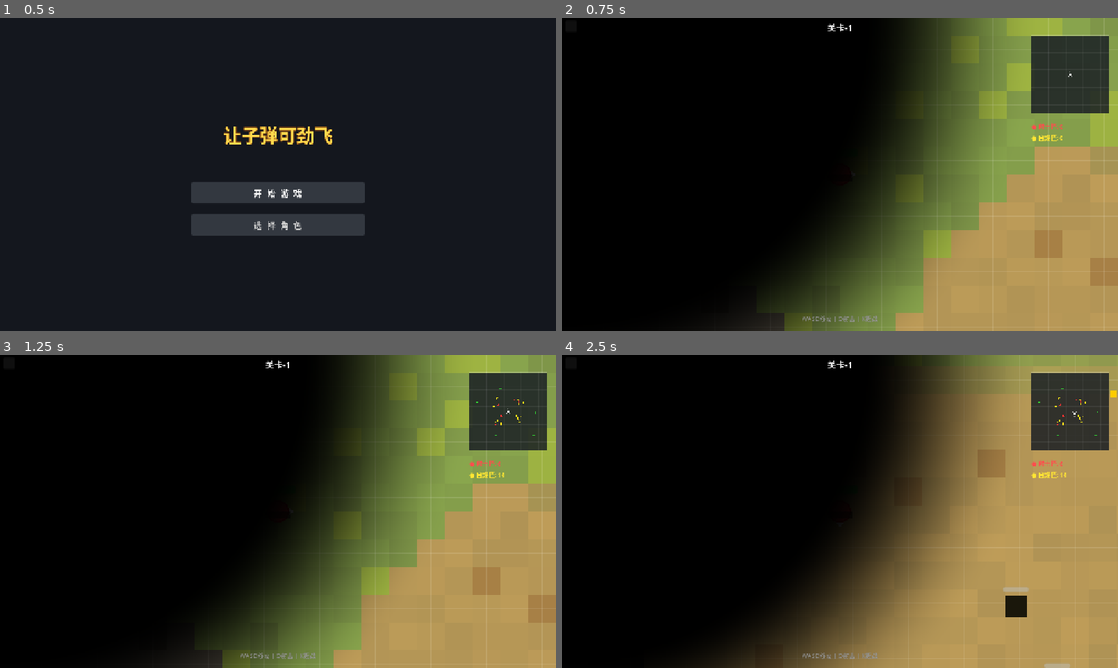
Above: before the commit, frames 1-4 (two rows, left to right).
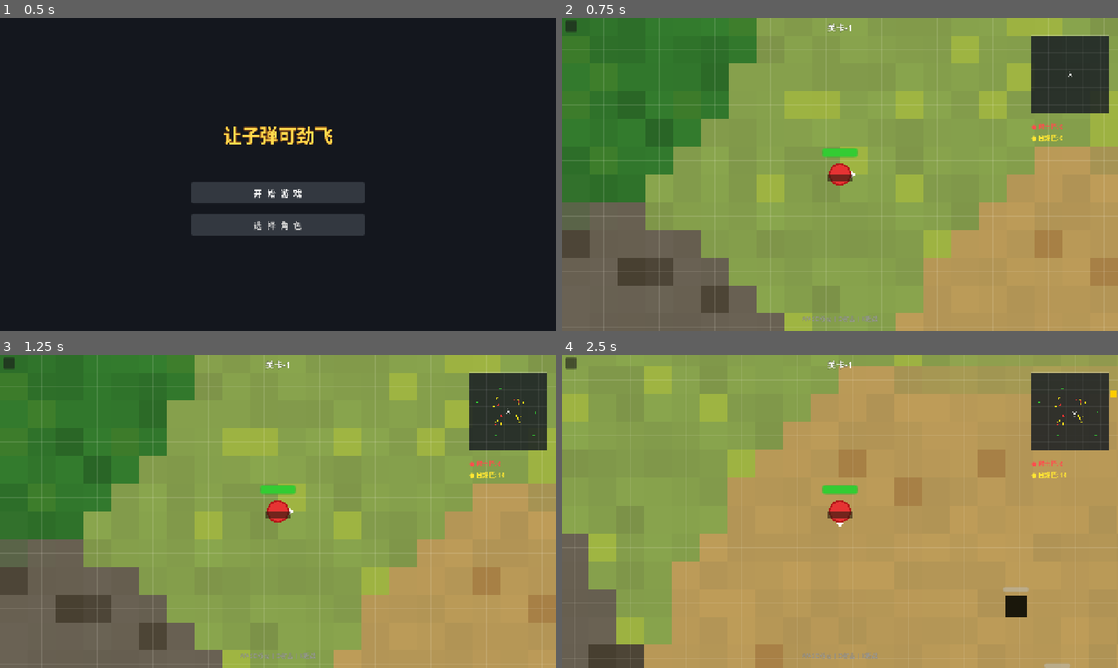
Above: after the commit, the same moments.

Repository: aikuangren/chiji
Game: Godot game, scene res://scenes/main_menu.tscn
The game is run twice, just before and just after one commit, with the same random seed, the same clock (stepped at 60 frames per second) and the same inputs.
Inputs (mouse positions are in pixels of both pictures, inside the frame that each line leads up to):
- Up to frame 1 (0.5 s): no input
- Up to frame 2 (0.75 s): click "开 始 游 戏" at 0.5 s
- Up to frame 3 (1.25 s): no input
- Up to frame 4 (2.5 s): tap Enter (ui_accept) at 1.25, 1.52, 2.27 s; move the mouse to (962, 495) at 1.27 s; hold D 1.28-2.03 s; hold O 1.28-2.03 s; move the mouse to (728, 527) at 2.02 s; hold S from 2.03 s (still down); tap K at 2.1 s

Frame 1 is identical in both runs. In frame 2, 71% of the frame differs, in the area x 0-79%, y 0-100%; in frame 3, 71%; in frame 4, 71%.
Error before the commit: Invalid call. Nonexistent function 'unproject_position' in base 'Camera2D'. (res://scripts/game.gd:222)

Commit message:
fix: 修复迷雾坐标转换 - get_canvas_transform 替代 unproject_position

Diff:
--- a/scripts/game.gd
+++ b/scripts/game.gd
@@ -217,7 +217,13 @@
 func _update_fog():
 	var fog = $CanvasLayer/Fog
 	if fog and fog.material is ShaderMaterial:
-		var camera = get_viewport().get_camera_2d()
-		if camera and is_instance_valid(player):
-			var screen_pos = camera.unproject_position(player.global_position)
-			fog.material.set_shader_parameter("player_pos", screen_pos)
+		if is_instance_valid(player):
+			var camera = get_viewport().get_camera_2d()
+			if camera:
+				# 用 Canvas 变换将世界坐标转为屏幕坐标
+				var canvas_transform = camera.get_canvas_transform()
+				var screen_pos = canvas_transform * player.global_position
+				# 屏幕坐标以视口中心为原点，需要偏移到左上角
+				var viewport_size = get_viewport().get_visible_rect().size
+				screen_pos += viewport_size * 0.5
+				fog.material.set_shader_parameter("player_pos", screen_pos)
Not shown, added: shaders/fog.gdshader.uid
